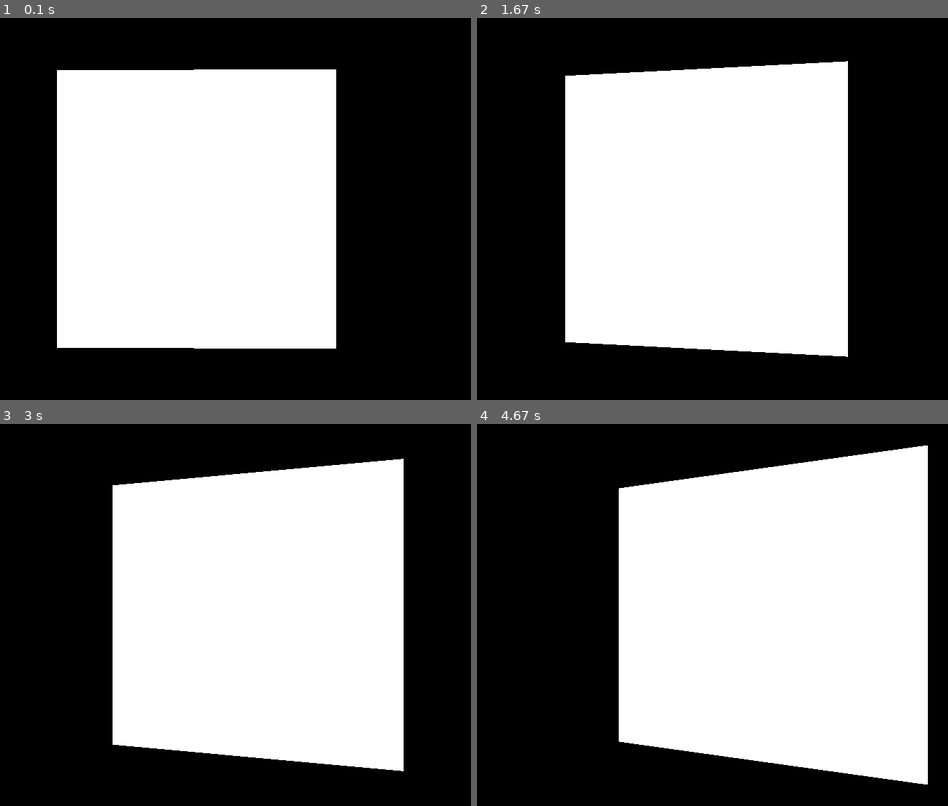
Above: before the commit, frames 1-4 (two rows, left to right).
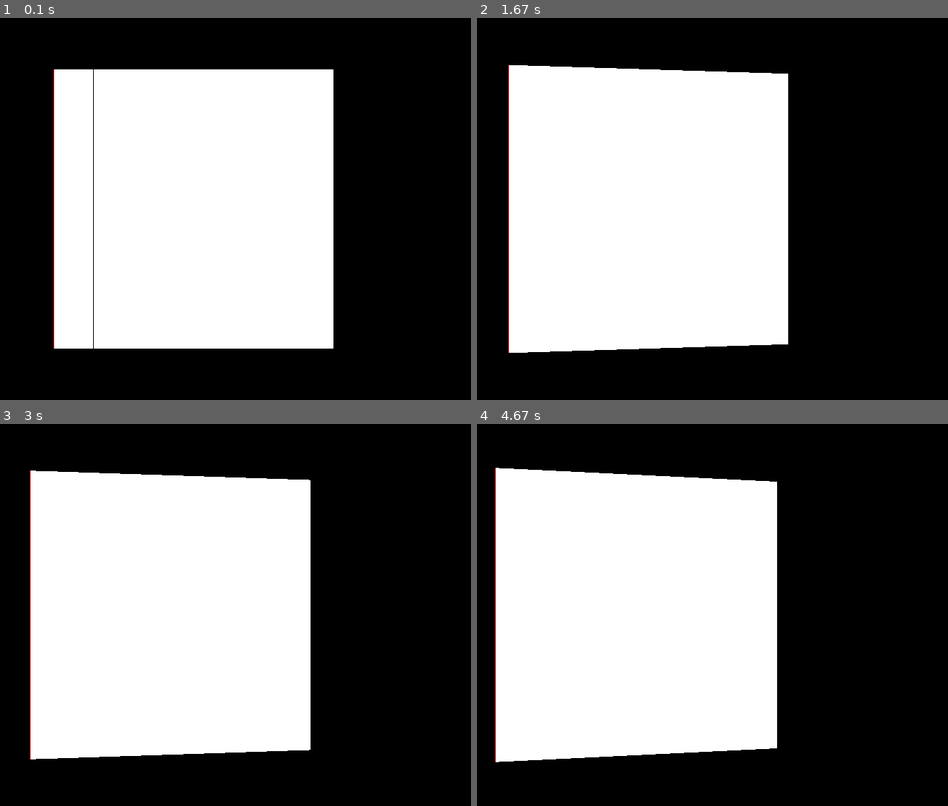
Above: after the commit, the same moments.

Repository: Kirk-KD/pygame3d
Game: pygame game, started from main.py
The game is run twice, just before and just after one commit, with the same random seed, the same clock (stepped at 60 frames per second) and the same inputs.
Inputs:
- Up to frame 1 (0.1 s): no input
- Up to frame 2 (1.67 s): hold Right 0.33-0.8 s; hold Right 0.83-1.3 s; hold Left from 1.33 s (still down)
- Up to frame 3 (3 s): release Left at 1.87 s; hold Left 1.9-2.3 s; hold Right 2.33-2.97 s
- Up to frame 4 (4.67 s): hold Left 3-3.47 s; hold Right 3.5-3.97 s; hold Right 4-4.47 s; hold Left from 4.5 s (still down)

The runs differ from the first frame. In frame 1, 1.2% of the frame differs, in the area x 11-72%, y 13-87%; in frame 2, 20%; in frame 3, 30%; in frame 4, 48%, in the area x 3-96%, y 5-95%.

Commit message:
Add files via upload

Diff:
--- a/camera.py
+++ b/camera.py
@@ -9,7 +9,8 @@
     def __init__(self, position: Point3D, orientation: RotationXY):
         self.position = position
         self.orientation = orientation
-        self.projection_plane_distance = 0.5 * (WIN_WIDTH / math.tan(FOV / 2))
+        # self.projection_plane_distance = 0.5 * (WIN_WIDTH / math.tan(FOV / 2))
+        self.projection_plane_distance = WIN_WIDTH / (2 * math.tan(FOV / 2))
 
     def get_camera_matrix(self):
         # Compute the rotation matrix for the camera orientation
--- a/geometry.py
+++ b/geometry.py
@@ -1,4 +1,5 @@
 import numpy as np
+import math
 
 
 class Point3D:
@@ -10,11 +11,27 @@
     def to_tuple(self):
         return self.x, self.y, self.z
 
+    def __str__(self):
+        return f"Point3D(x={self.x}, y={self.y}, z={self.z})"
+
+    def __repr__(self):
+        return self.__str__()
+
 
 class RotationXY:
+    """XY rotation, in radians."""
+
     def __init__(self, x, y):
         self.x = x
         self.y = y
+
+    def rotateY(self, v):
+        self.y += v
+        if self.y >= math.pi:
+            self.y = -math.pi
+
+    def __str__(self):
+        return f"RotationXY(x={self.x}, y={self.y})"
 
 
 def transform_vertex(vertex, transform_matrix):
@@ -27,4 +44,9 @@
     x, y, z = vertex
     x_proj = x * projection_plane_distance / z
     y_proj = y * projection_plane_distance / z
+    x_sign = np.sign(x)
+    y_sign = np.sign(y)
+    z_sign = np.sign(z)
+    x_proj = x_sign * np.abs(x_proj)
+    y_proj = y_sign * np.abs(y_proj)
     return np.array([x_proj, y_proj])
--- a/main.py
+++ b/main.py
@@ -23,9 +23,16 @@
             running = False
             break
 
+    keys = pg.key.get_pressed()
+    if keys[pg.K_LEFT]:
+        cam.orientation.rotateY(radians(0.1))
+    elif keys[pg.K_RIGHT]:
+        cam.orientation.rotateY(radians(-0.1))
+
+    print(cam.orientation)
+
     WIN.fill(BLACK)
 
     p.draw(WIN)
-    cam.orientation.y += 0.001
 
     pg.display.update()
--- a/wall.py
+++ b/wall.py
@@ -51,12 +51,11 @@
 
         left_height = abs(vertices_proj[0][1] - vertices_proj[1][1])
         right_height = abs(vertices_proj[2][1] - vertices_proj[3][1])
-        min_height = min(left_height, right_height)
         height_diff_per_x_pixel = (right_height - left_height) / (max_x - min_x)
 
         x = min_x - 1
         y = left_y
-        height = min_height
+        height = left_height
 
         if x < -WIN_HALF:
             missing_x = -WIN_HALF - x
@@ -65,8 +64,11 @@
             height += height_diff_per_x_pixel * missing_x
 
         if max_x > WIN_HALF:
-            max_x = WIN_HALF
+            max_x = WIN_HALF - 1
 
+        # print(vertices_proj)
+
+        line_no = 0
         while x < max_x:
             x += 1
             y += y_diff_per_x_pixel
@@ -74,4 +76,12 @@
 
             line_start = clamp(WIN_HALF + x, 0, WIN_WIDTH), clamp(WIN_HALF - y, 0, WIN_HEIGHT)
             line_end = clamp(WIN_HALF + x, 0, WIN_WIDTH), clamp(WIN_HALF - (y + height), 0, WIN_HEIGHT)
-            pg.draw.line(surface, (255, 255, 255), line_start, line_end)
+
+            if line_no == 0:
+                color = 255, 0, 0
+            else:
+                color = 255, 255, 255
+            pg.draw.line(surface, color, line_start, line_end)
+
+            line_no += 1
+        # pg.draw.line(surface, (0, 255, 0), line_start, line_end)
